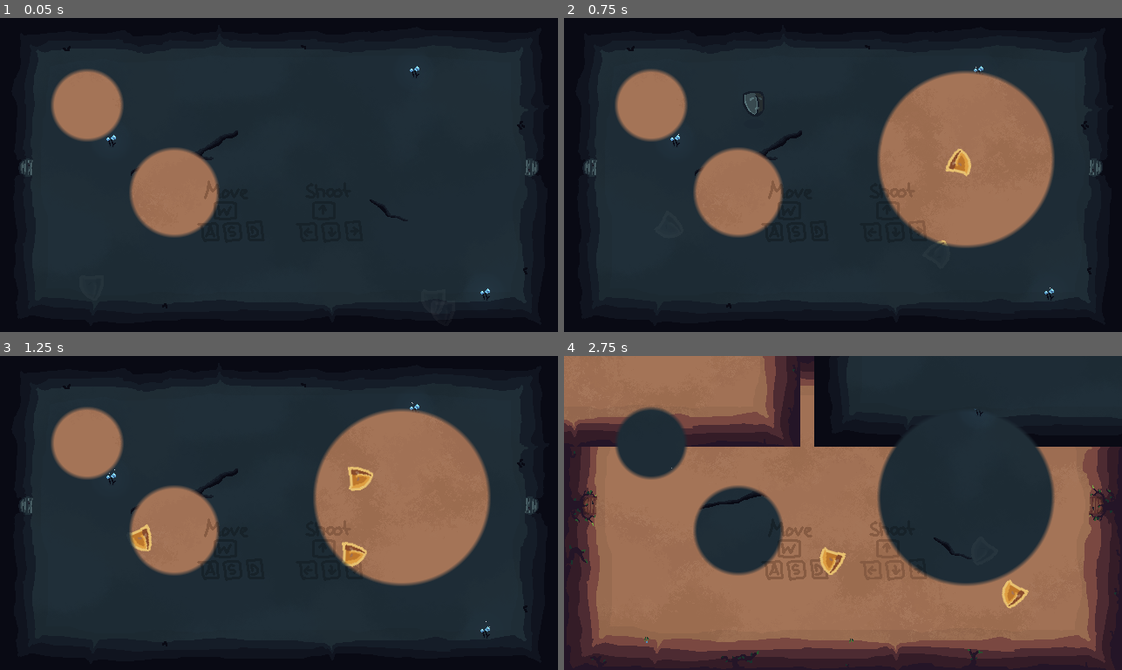
Above: before the commit, frames 1-4 (two rows, left to right).
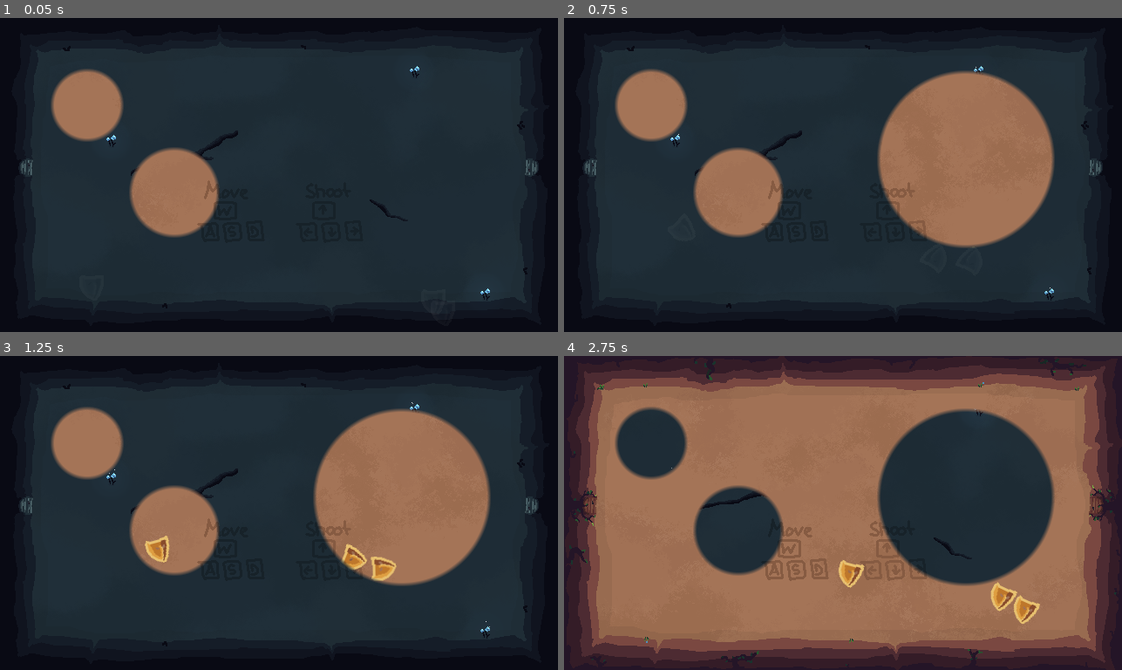
Above: after the commit, the same moments.

Repository: MarcelBlasius/Global-Game-Jam-2026
Game: Godot game, scene res://scenes/main_scene.tscn
The game is run twice, just before and just after one commit, with the same random seed, the same clock (stepped at 60 frames per second) and the same inputs.
Inputs (mouse positions are in pixels of both pictures, inside the frame that each line leads up to):
- Up to frame 1 (0.05 s): no input
- Up to frame 2 (0.75 s): tap Enter at 0.5 s; move the mouse to (965, 159) at 0.52 s; hold D (right) from 0.53 s (still down); tap Shift at 0.6 s; click (965, 159) at 0.67 s
- Up to frame 3 (1.25 s): keep holding D (right)
- Up to frame 4 (2.75 s): move the mouse to (731, 528) at 1.27 s; release D (right) at 1.28 s; hold S (down) 1.28-2.03 s; tap Ctrl at 1.35 s; move the mouse to (898, 443) at 2.02 s; hold D (right) from 2.03 s (still down); tap Shift at 2.1 s

Frame 1 is identical in both runs. In frame 2, 0.4% of the frame differs, in the area x 32-74%, y 23-74%; in frame 3, 1.2%; in frame 4, 21%, in the area x 0-100%, y 0-86%.

Commit message:
updated stuff

Diff:
--- /dev/null
+++ b/spectra/ressources/atlas_textures/player/player_move_left_world1.tres
@@ -0,0 +1,7 @@
+[gd_resource type="AtlasTexture" format=3 uid="uid://kw8ktus0hrdp"]
+
+[ext_resource type="Texture2D" uid="uid://b06ewonenu7hk" path="res://ressources/spritesheet.png" id="1_iigny"]
+
+[resource]
+atlas = ExtResource("1_iigny")
+region = Rect2(1368, 496, 32, 48)
--- a/spectra/ressources/atlas_textures/player/player_move_left_world_2.tres
+++ /dev/null
@@ -1,7 +0,0 @@
-[gd_resource type="AtlasTexture" format=3 uid="uid://c0f4cwralaxvy"]
-
-[ext_resource type="Texture2D" uid="uid://b06ewonenu7hk" path="res://ressources/spritesheet.png" id="1_agkaq"]
-
-[resource]
-atlas = ExtResource("1_agkaq")
-region = Rect2(1368, 496, 32, 48)
--- /dev/null
+++ b/spectra/ressources/atlas_textures/player/player_move_right_world1.tres
@@ -0,0 +1,7 @@
+[gd_resource type="AtlasTexture" format=3 uid="uid://clrod1vfregwv"]
+
+[ext_resource type="Texture2D" uid="uid://b06ewonenu7hk" path="res://ressources/spritesheet.png" id="1_pmxqo"]
+
+[resource]
+atlas = ExtResource("1_pmxqo")
+region = Rect2(1368, 416, 32, 48)
--- a/spectra/ressources/atlas_textures/player/player_move_right_world_2.tres
+++ /dev/null
@@ -1,7 +0,0 @@
-[gd_resource type="AtlasTexture" format=3 uid="uid://2d0via8ha2iq"]
-
-[ext_resource type="Texture2D" uid="uid://b06ewonenu7hk" path="res://ressources/spritesheet.png" id="1_7wd4p"]
-
-[resource]
-atlas = ExtResource("1_7wd4p")
-region = Rect2(1368, 416, 32, 48)
--- a/spectra/scenes/main_scene.tscn
+++ b/spectra/scenes/main_scene.tscn
@@ -78,7 +78,7 @@
 visible = false
 
 [node name="player" parent="." unique_id=472819889 instance=ExtResource("6_4la4h")]
-position = Vector2(145, 105)
+position = Vector2(172, 154)
 
 [node name="DarkTheme" type="AudioStreamPlayer" parent="." unique_id=1238683811]
 stream = ExtResource("7_c16ls")
--- a/spectra/scenes/player.tscn
+++ b/spectra/scenes/player.tscn
@@ -3,8 +3,8 @@
 [ext_resource type="Script" uid="uid://bub6p8m3dxcfn" path="res://scripts/player.gd" id="1_qhqgy"]
 [ext_resource type="PackedScene" uid="uid://b1c7qq5v6oah7" path="res://scenes/bullet.tscn" id="2_dqkch"]
 [ext_resource type="Shader" uid="uid://cstew5jd8ujmt" path="res://shaders/flash.gdshader" id="3_dqkch"]
-[ext_resource type="Texture2D" uid="uid://b06ewonenu7hk" path="res://ressources/spritesheet.png" id="3_qhqgy"]
 [ext_resource type="Texture2D" uid="uid://dbhq6w72enrba" path="res://ressources/atlas_textures/player/player_move_left.tres" id="5_qlg0r"]
+[ext_resource type="Texture2D" uid="uid://clrod1vfregwv" path="res://ressources/atlas_textures/player/player_move_right_world1.tres" id="6_fjrip"]
 [ext_resource type="Texture2D" uid="uid://csacddjpue1kw" path="res://ressources/atlas_textures/player/player_move_right.tres" id="6_tuyoq"]
 
 [sub_resource type="RectangleShape2D" id="RectangleShape2D_qhqgy"]
@@ -21,7 +21,7 @@
 tracks/0/type = "value"
 tracks/0/imported = false
 tracks/0/enabled = true
-tracks/0/path = NodePath("Sprite2D:position")
+tracks/0/path = NodePath("World1/Sprite2D:position")
 tracks/0/interp = 1
 tracks/0/loop_wrap = true
 tracks/0/keys = {
@@ -33,14 +33,38 @@
 tracks/1/type = "value"
 tracks/1/imported = false
 tracks/1/enabled = true
-tracks/1/path = NodePath("Sprite2D:texture")
+tracks/1/path = NodePath("World1/Sprite2D:texture")
 tracks/1/interp = 1
 tracks/1/loop_wrap = true
 tracks/1/keys = {
 "times": PackedFloat32Array(0),
 "transitions": PackedFloat32Array(1),
 "update": 1,
-"values": [ExtResource("3_qhqgy")]
+"values": [ExtResource("6_fjrip")]
+}
+tracks/2/type = "value"
+tracks/2/imported = false
+tracks/2/enabled = true
+tracks/2/path = NodePath("World2/Sprite2D:position")
+tracks/2/interp = 1
+tracks/2/loop_wrap = true
+tracks/2/keys = {
+"times": PackedFloat32Array(0),
+"transitions": PackedFloat32Array(1),
+"update": 0,
+"values": [Vector2(0, 0)]
+}
+tracks/3/type = "value"
+tracks/3/imported = false
+tracks/3/enabled = true
+tracks/3/path = NodePath("World2/Sprite2D:texture")
+tracks/3/interp = 1
+tracks/3/loop_wrap = true
+tracks/3/keys = {
+"times": PackedFloat32Array(0),
+"transitions": PackedFloat32Array(1),
+"update": 1,
+"values": [ExtResource("6_tuyoq")]
 }
 
 [sub_resource type="Animation" id="Animation_dqkch"]
@@ -49,10 +73,22 @@
 tracks/0/type = "value"
 tracks/0/imported = false
 tracks/0/enabled = true
-tracks/0/path = NodePath("Sprite2D:position")
+tracks/0/path = NodePath("World1/Sprite2D:position")
 tracks/0/interp = 1
 tracks/0/loop_wrap = true
 tracks/0/keys = {
+"times": PackedFloat32Array(0, 0.1, 0.3),
+"transitions": PackedFloat32Array(1, 1, 1),
+"update": 0,
+"values": [Vector2(0, 0), Vector2(-10, 0), Vector2(0, 0)]
+}
+tracks/1/type = "value"
+tracks/1/imported = false
+tracks/1/enabled = true
+tracks/1/path = NodePath("World2/Sprite2D:position")
+tracks/1/interp = 1
+tracks/1/loop_wrap = true
+tracks/1/keys = {
 "times": PackedFloat32Array(0, 0.1, 0.3),
 "transitions": PackedFloat32Array(1, 1, 1),
 "update": 0,
@@ -64,10 +100,22 @@
 tracks/0/type = "value"
 tracks/0/imported = false
 tracks/0/enabled = true
-tracks/0/path = NodePath("Sprite2D:texture")
+tracks/0/path = NodePath("World1/Sprite2D:texture")
 tracks/0/interp = 1
 tracks/0/loop_wrap = true
 tracks/0/keys = {
+"times": PackedFloat32Array(0),
+"transitions": PackedFloat32Array(1),
+"update": 1,
+"values": [ExtResource("5_qlg0r")]
+}
+tracks/1/type = "value"
+tracks/1/imported = false
+tracks/1/enabled = true
+tracks/1/path = NodePath("World2/Sprite2D:texture")
+tracks/1/interp = 1
+tracks/1/loop_wrap = true
+tracks/1/keys = {
 "times": PackedFloat32Array(0),
 "transitions": PackedFloat32Array(1),
 "update": 1,
@@ -79,10 +127,22 @@
 tracks/0/type = "value"
 tracks/0/imported = false
 tracks/0/enabled = true
-tracks/0/path = NodePath("Sprite2D:texture")
+tracks/0/path = NodePath("World1/Sprite2D:texture")
 tracks/0/interp = 1
 tracks/0/loop_wrap = true
 tracks/0/keys = {
+"times": PackedFloat32Array(0),
+"transitions": PackedFloat32Array(1),
+"update": 1,
+"values": [ExtResource("6_fjrip")]
+}
+tracks/1/type = "value"
+tracks/1/imported = false
+tracks/1/enabled = true
+tracks/1/path = NodePath("World2/Sprite2D:texture")
+tracks/1/interp = 1
+tracks/1/loop_wrap = true
+tracks/1/keys = {
 "times": PackedFloat32Array(0),
 "transitions": PackedFloat32Array(1),
 "update": 1,
@@ -114,24 +174,22 @@
 [node name="Sprite2D" type="Sprite2D" parent="World1" unique_id=204285705]
 texture_filter = 1
 material = SubResource("ShaderMaterial_qlg0r")
-texture = ExtResource("3_qhqgy")
+texture = ExtResource("6_fjrip")
+region_enabled = true
 region_rect = Rect2(1304, 285, 32, 51)
 
-[node name="AnimationPlayer" type="AnimationPlayer" parent="World1" unique_id=118912800]
-root_node = NodePath("../..")
-libraries/ = SubResource("AnimationLibrary_qlg0r")
+[node name="World2" type="Node2D" parent="." unique_id=1666204658]
 
-[node name="World2" type="Node2D" parent="." unique_id=806615619]
-
-[node name="Sprite2D" type="Sprite2D" parent="World2" unique_id=391487250]
+[node name="Sprite2D" type="Sprite2D" parent="World2" unique_id=1877342297]
 texture_filter = 1
 material = SubResource("ShaderMaterial_qlg0r")
-texture = ExtResource("3_qhqgy")
+texture = ExtResource("6_tuyoq")
+region_enabled = true
 region_rect = Rect2(1304, 285, 32, 51)
-
-[node name="AnimationPlayer" type="AnimationPlayer" parent="World2" unique_id=668107201]
-libraries/ = SubResource("AnimationLibrary_qlg0r")
 
 [node name="InvincibilityTimer" type="Timer" parent="." unique_id=1796086557]
 wait_time = 0.25
 one_shot = true
+
+[node name="AnimationPlayer" type="AnimationPlayer" parent="." unique_id=118912800]
+libraries/ = SubResource("AnimationLibrary_qlg0r")
--- a/spectra/scripts/player.gd
+++ b/spectra/scripts/player.gd
@@ -7,8 +7,7 @@
 @onready var shoot_timer = $ShootTimer
 @onready var invincivility_Timer = $InvincibilityTimer
 
-@onready var anim_player1 : AnimationPlayer = $World1/AnimationPlayer
-@onready var anim_player2 : AnimationPlayer = $World2/AnimationPlayer
+@onready var anim_player : AnimationPlayer = $AnimationPlayer
 var knockback_velocity: Vector2 = Vector2.ZERO
 
 var view1 : Node;
@@ -27,6 +26,8 @@
 	sprite2 = $World2/Sprite2D
 	sprite1.z_index = 20
 	sprite2.z_index = 20
+	spriteParent1.z_index = 20
+	spriteParent2.z_index = 20
 
 	var old_global1 := spriteParent1.global_transform as Transform2D
 
@@ -61,22 +62,17 @@
 	var shoot_dir = Input.get_vector("shoot left", "shoot right", "shoot up", "shoot down")
 
 	if shoot_dir.x > 0:
-		anim_player1.play("walk_right")
-		anim_player2.play("walk_right")
+		anim_player.play("walk_right")
 	elif shoot_dir.x < 0:
-		anim_player1.play("walk_left")
-		anim_player2.play("walk_left")
+		anim_player.play("walk_left")
 
 	else:
 		if move_velocity.x > 0:
-			anim_player1.play("walk_right")
-			anim_player2.play("walk_right")
+			anim_player.play("walk_right")
 		elif move_velocity.x < 0:
-			anim_player1.play("walk_left")
-			anim_player2.play("walk_left")
+			anim_player.play("walk_left")
 		elif move_velocity == Vector2.ZERO:
-			anim_player1.stop() # Or play "idle"
-			anim_player2.stop() # Or play "idle"
+			anim_player.stop() # Or play "idle"
 
 	if shoot_timer.is_stopped() and shoot_dir != Vector2.ZERO:
 		shoot(shoot_dir)
@@ -110,12 +106,11 @@
 
 	spriteParent1.rotation = angle
 	sprite1.rotation = -angle
-	anim_player1.play("shoot_animation")
 
 	spriteParent2.rotation = angle
 	sprite2.rotation = -angle
-	anim_player2.play("shoot_animation")
 
+	anim_player.play("shoot_animation")
 
 func spawn_bullet(dir: Vector2, offset: Vector2):
 	play_shoot_animation(dir)
